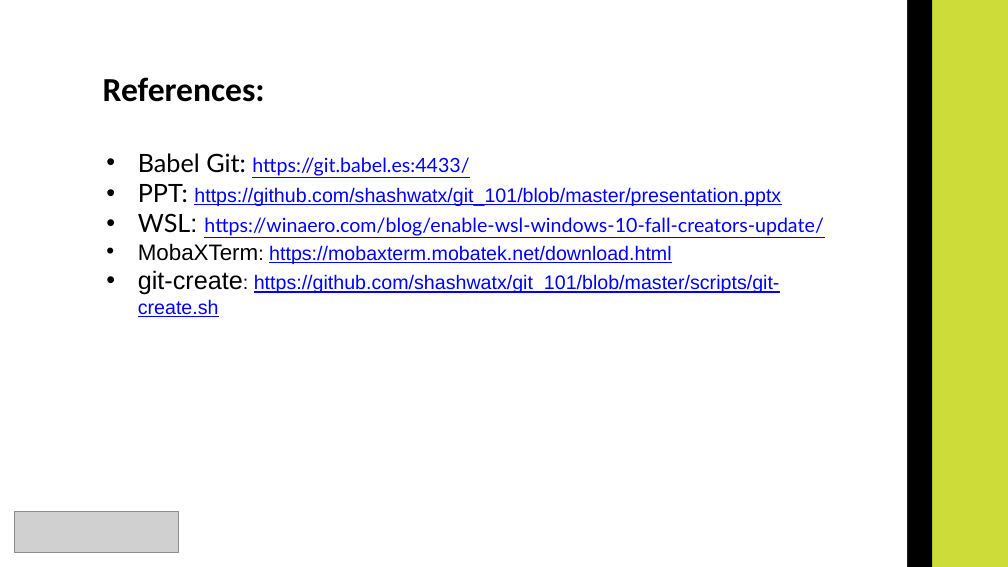
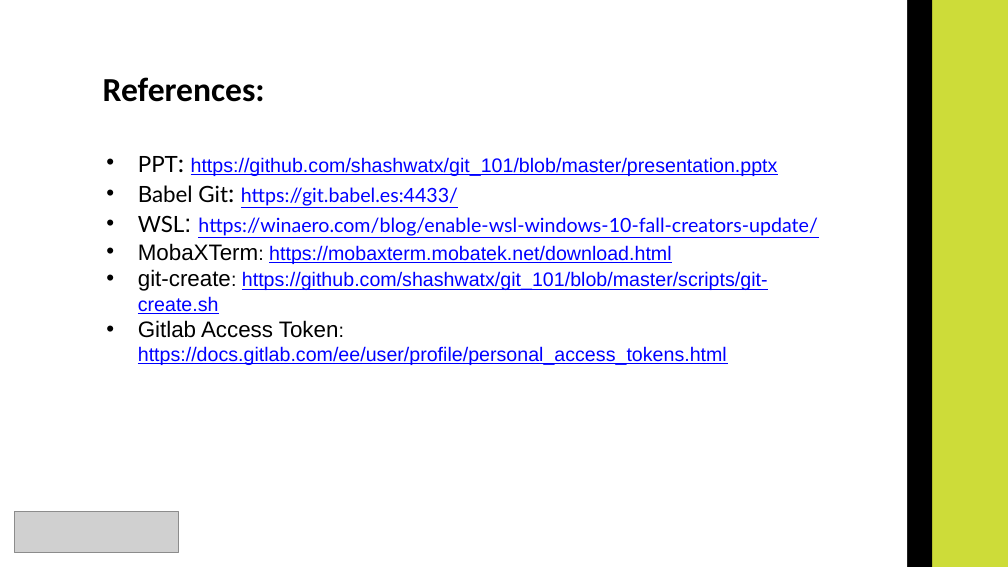
Before and after one commit to shashwatx/git_101, a slide deck: slide 2 of presentation.pptx. Drawn at 1008x567 pixels with LibreOffice and Linux fonts; fonts in the diff are those of the drawing; grey boxes stand for pictures. Boxes give left, top, right and bottom in pixels: in the first picture for what was removed or moved away, otherwise in the second. Text is boxed around its words. In the diff, an @@ line names an element or a change of style, - is before the commit and + after.

```diff
--- a/presentation.pptx
+++ b/presentation.pptx
@@ text at (x1=138, y1=156, x2=778, y2=176): paragraph added @@
+• PPT: https://github.com/shashwatx/git_101/blob/master/presentation.pptx
@@ text at (x1=138, y1=184, x2=781, y2=206): paragraph removed @@
-• PPT: https://github.com/shashwatx/git_101/blob/master/presentation.pptx
@@ text at (x1=138, y1=185, x2=817, y2=314): size 18 to 16 pt in "Babel Git:", "WSL:", "git-create:" @@
@@ text at (x1=138, y1=320, x2=727, y2=365): paragraph added @@
+• Gitlab Access Token: https://docs.gitlab.com/ee/user/profile/personal_access_tokens.html
```
Also in this commit, not shown: 1 other slide changed, 1 other file.
